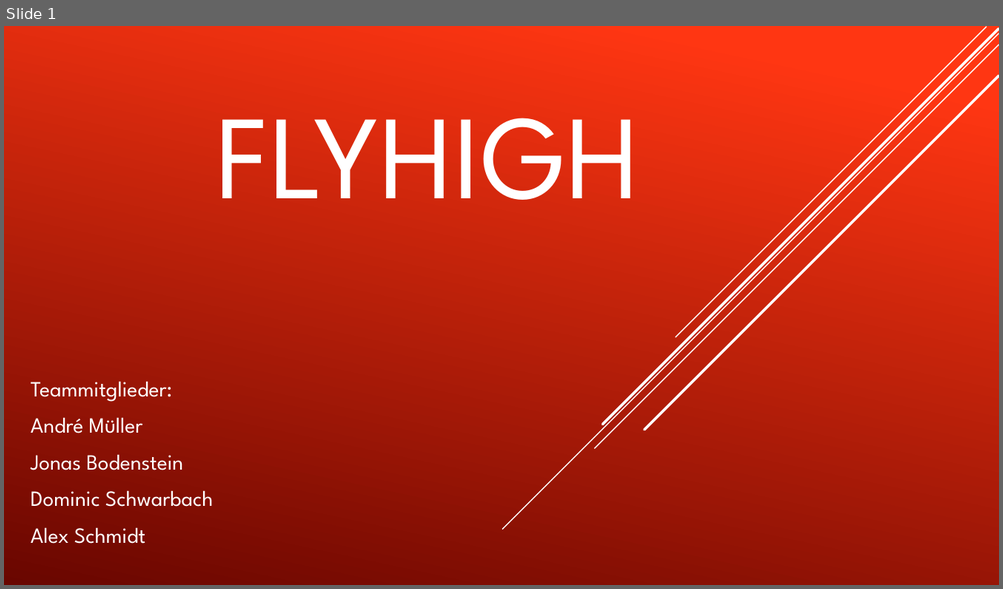
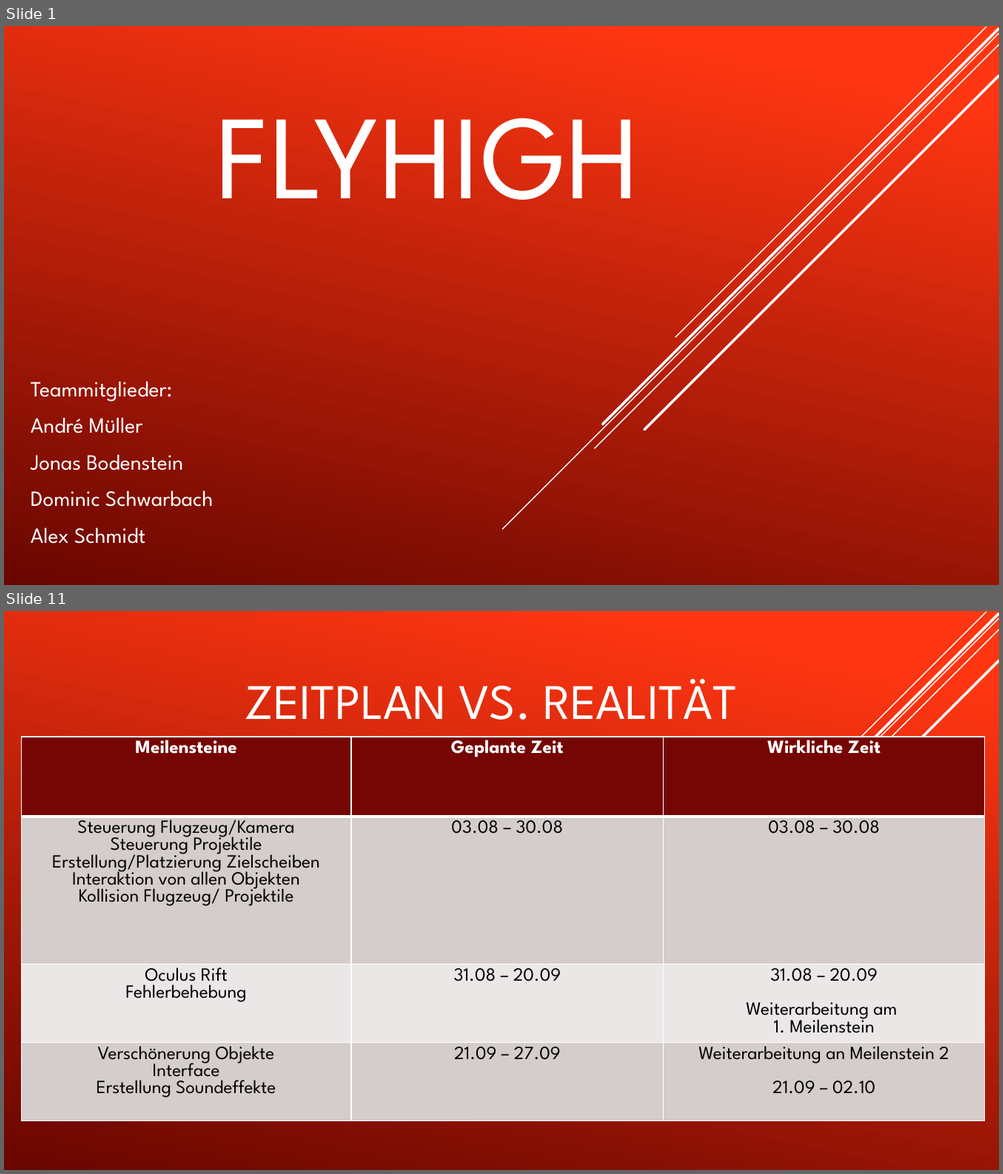
Before and after one commit to BodensteinJonas/GDV-Projekt, a slide deck: Präsi/FlyHigh Abschlusspräsentation.pptx. Shown one above the other, each under a label of ours: slide 1 before the commit, slides 1 and 11 after it; the slides between them are not shown. The pictures are 1003x589 and 1003x1174 pixels, drawn with LibreOffice and Linux fonts; fonts in the diff are those of the drawing. Boxes give left, top, right and bottom in pixels: in the first picture for what was removed or moved away, otherwise in the second. Text is boxed around its words. In the diff, an @@ line names an element or a change of style, - is before the commit and + after.

```diff
--- a/Präsi/FlyHigh Abschlusspräsentation.pptx
+++ b/Präsi/FlyHigh Abschlusspräsentation.pptx
@@ slide 11 added at <box>4,611,999,1170</box>, background gradient #FF3712 to #6A0600; not listed: 5 template elements that a slide beside it also shows @@
@@ title added at <box>244,678,737,720</box>, 48 pt, text #FFFFFF @@
+ZEITPLAN VS. REALITÄT
@@ table added at <box>21,737,984,1159</box>, 4 rows, 3 columns @@
+Meilensteine | Geplante Zeit | Wirkliche Zeit
+Steuerung Flugzeug/Kamera / Steuerung Projektile / Erstellung/Platzierung Zielscheiben / Interaktion von allen Objekten / Kollision Flugzeug/ Projektile | 03.08 – 30.08 | 03.08 – 30.08
+Oculus Rift / Fehlerbehebung | 31.08 – 20.09 | 31.08 – 20.09 / Weiterarbeitung am / 1. Meilenstein
+Verschönerung Objekte / Interface / Erstellung Soundeffekte | 21.09 – 27.09 | Weiterarbeitung an Meilenstein 2 / 21.09 – 02.10
```
Also in this commit, not shown: 12 other slides added, 1 slide removed, 28 other files.
